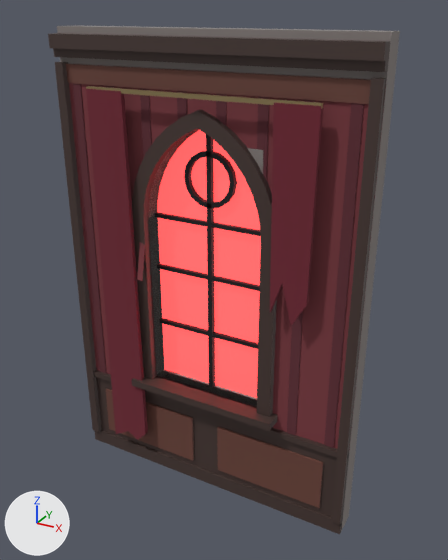
The glTF model assets/models/environment/scarlet_mansion/wall_window.glb as it was, and as the next commit left it.
Camera for both pictures: a camera (50 mm lens) standing at (3.59, -6.19, 6.2) and looking at (0.17, 0.03, 3.09). The lights are fixed; the arrows at lower left show +X, +Y and +Z. The first picture is the older version.

The first picture shows 'WallWindow'.
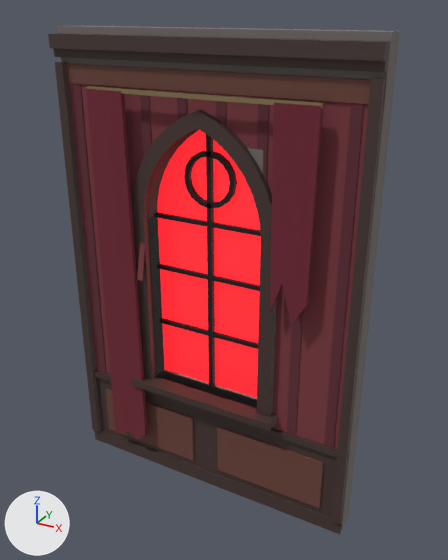
Pixel boxes [x1, y1, x2, y2] of what changed, in the pictures (448 x 560 px):
'WallWindow', recoloured, surface changed (darker)
    both: [56, 25, 400, 526]

What the commit changed:
Material 'Plaster' (mat_plaster) changes colour from grey #8b8481 to grey #79736f; in linear values from (0.26, 0.23, 0.22) to (0.19, 0.17, 0.16).
In material 'WindowGlow' (mat_windowglow), emission_color goes from (1.0, 0.0667, 0.0667) (red #ff4949) to (1.0, 0.0171, 0.0257) (red #ff232c).
In material 'WindowGlow' (mat_windowglow), emission_strength goes from 1.875 to 1.12.
